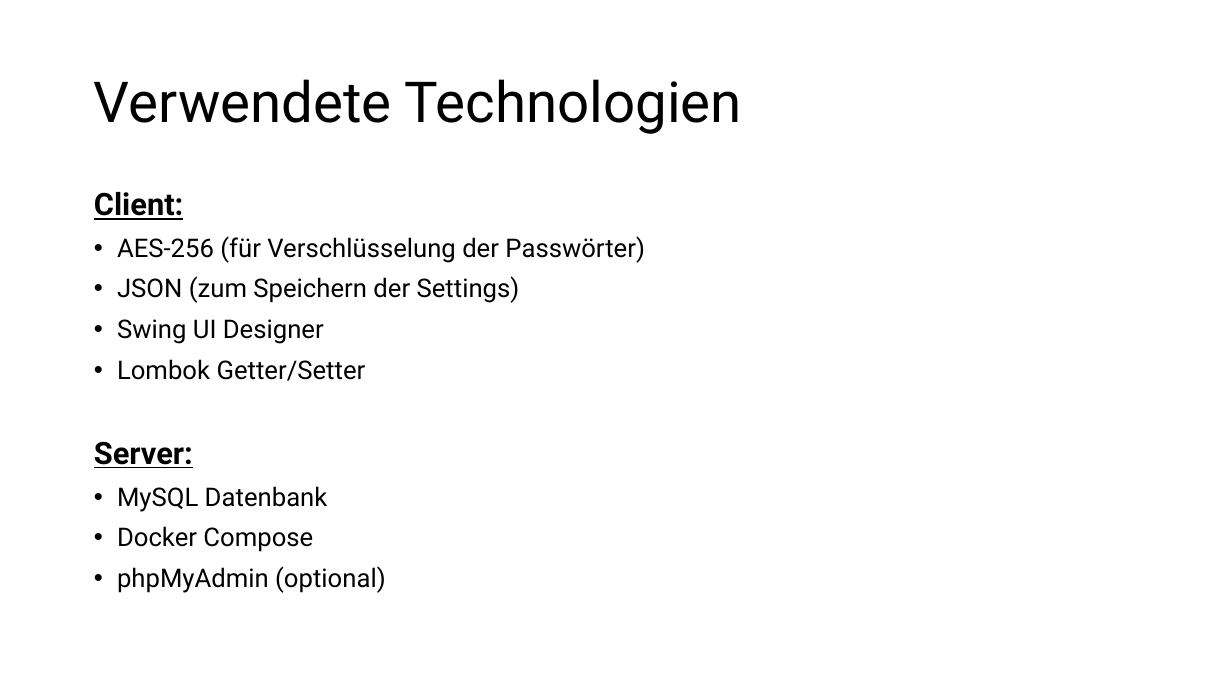
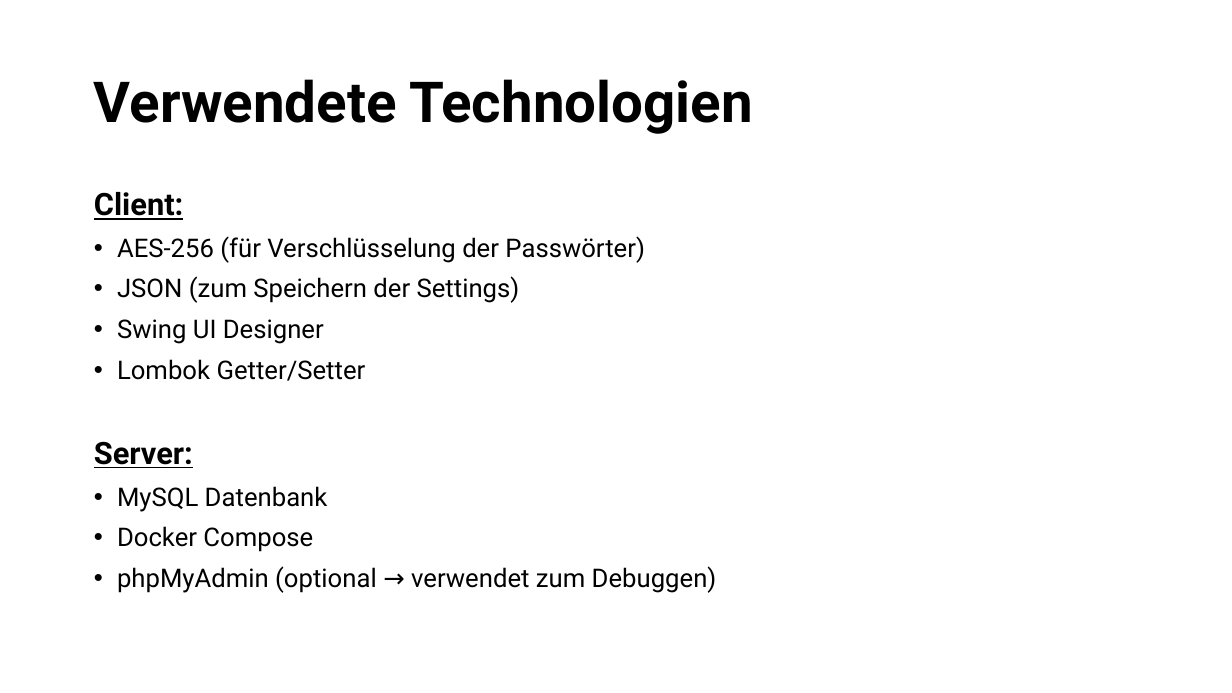
Before and after one commit to NykyTV/PasswortManager, a slide deck: slide 2 of pp/Presentation.pptx. Drawn at 1232x693 pixels with LibreOffice and Linux fonts; fonts in the diff are those of the drawing. Boxes give left, top, right and bottom in pixels: in the first picture for what was removed or moved away, otherwise in the second. Text is boxed around its words. In the diff, an @@ line names an element or a change of style, - is before the commit and + after.

```diff
--- a/pp/Presentation.pptx
+++ b/pp/Presentation.pptx
@@ title "Verwendete Technologien" at (x1=94, y1=79, x2=753, y2=134): bold on @@
@@ text at (x1=117, y1=566, x2=717, y2=593): text changed @@
-• phpMyAdmin (optional)
+• phpMyAdmin (optional → verwendet zum Debuggen)
```
Also in this commit, not shown: 5 other slides changed, 2 slides added.
